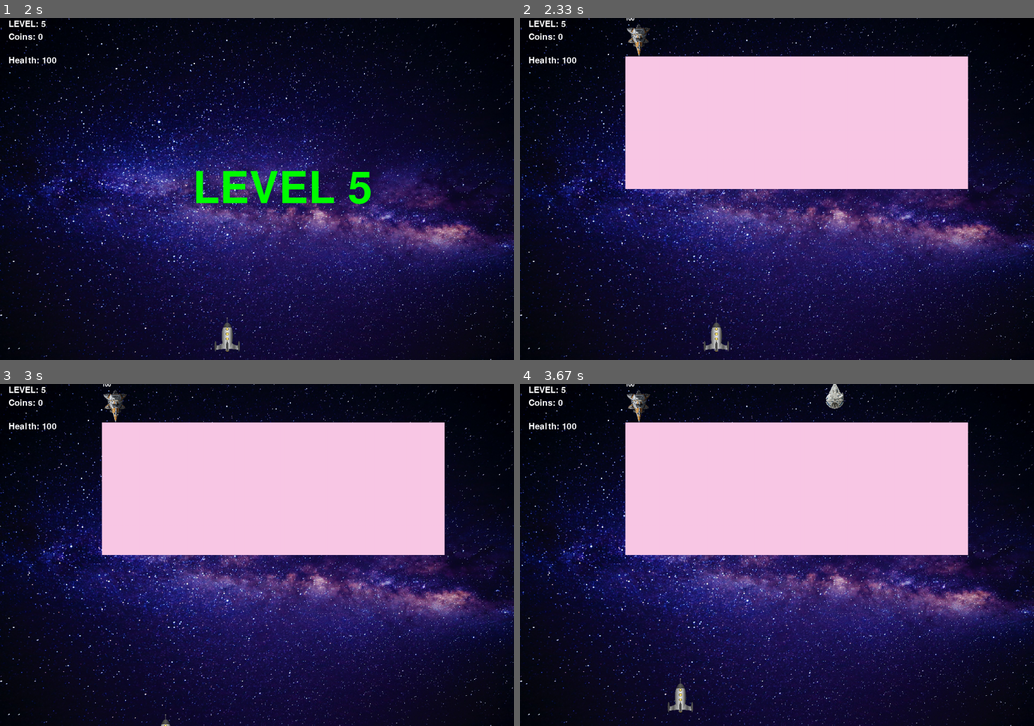
Above: before the commit, frames 1-4 (two rows, left to right).
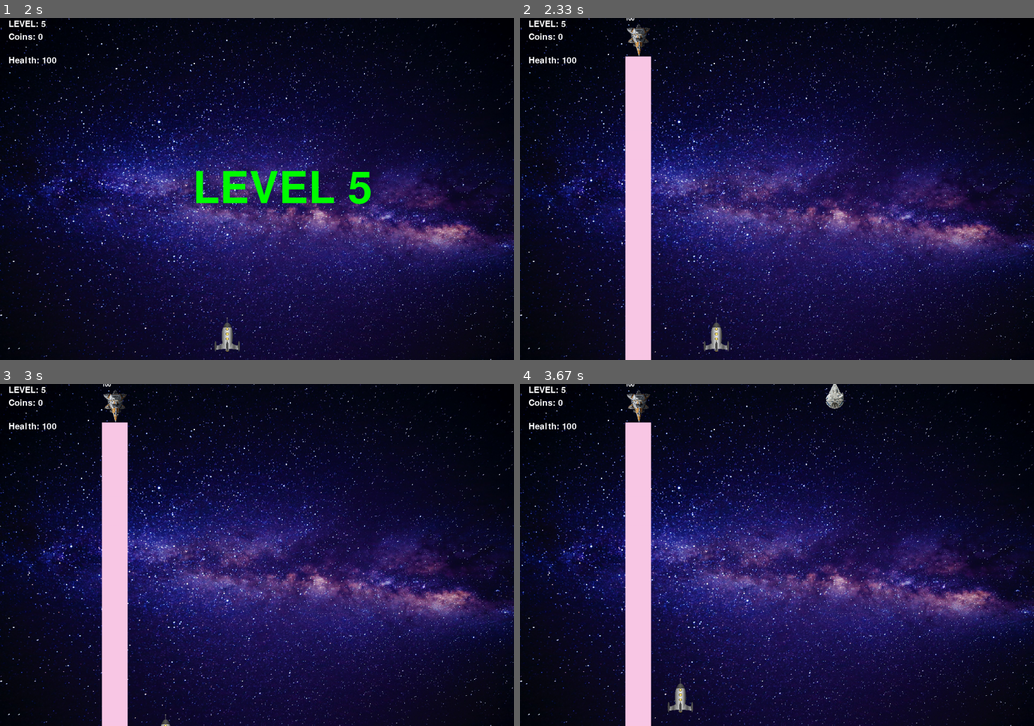
Above: after the commit, the same moments.

Repository: Pavel-Bylkov/shuter_pygame
Game: pygame game, started from game4.py
The game is run twice, just before and just after one commit, with the same random seed, the same clock (stepped at 60 frames per second) and the same inputs.
Inputs:
- Up to frame 1 (2 s): hold A from 1.83 s (still down)
- Up to frame 2 (2.33 s): keep holding A
- Up to frame 3 (3 s): release A at 2.37 s; hold S 2.4-2.7 s; hold A from 2.73 s (still down)
- Up to frame 4 (3.67 s): release A at 3.13 s; hold W 3.17-3.53 s; hold D from 3.57 s (still down)

Frame 1 is identical in both runs. In frame 2, 27% of the frame differs, in the area x 20-88%, y 11-100%; in frame 3, 27%; in frame 4, 27%.

Commit message:
add boss

Diff:
--- a/game4.py
+++ b/game4.py
@@ -183,7 +183,7 @@
         self.bullets = pg.sprite.Group()
         self.reload = time.time()
         self.fire_line = pg.Rect(self.rect.left, self.rect.bottom,
-                                 win_height, self.rect.right)
+                                 self.rect.right - self.rect.left, win_height)
 
     def move(self):
         delta_y = random.randint(-1, 1) * self.speed
